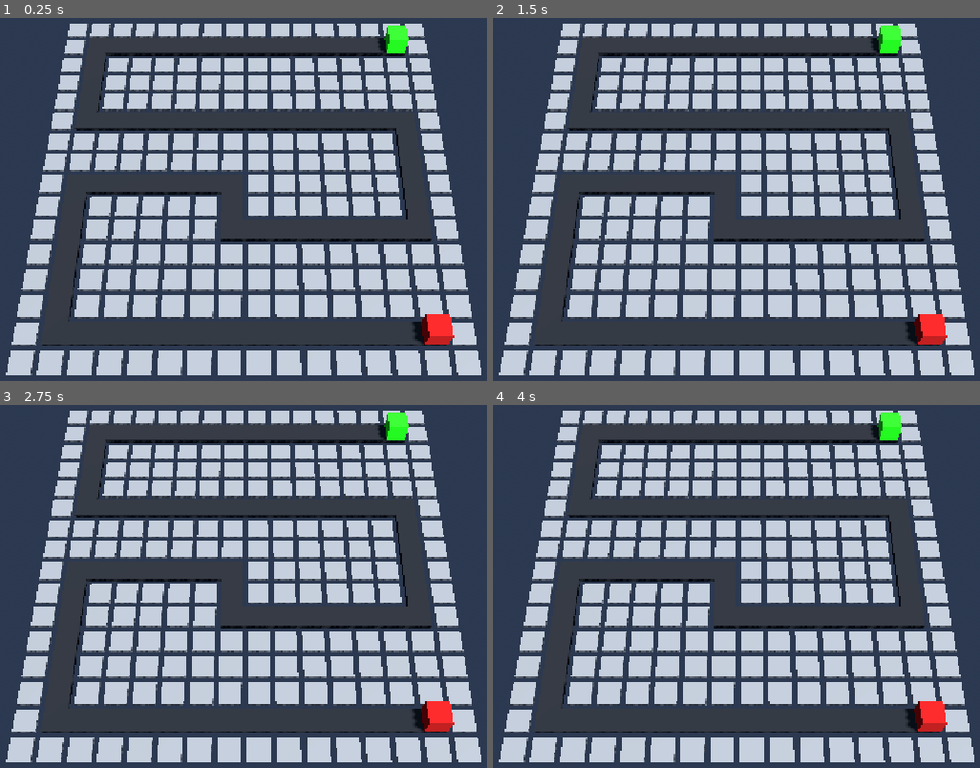
Above: before the commit, frames 1-4 (two rows, left to right).
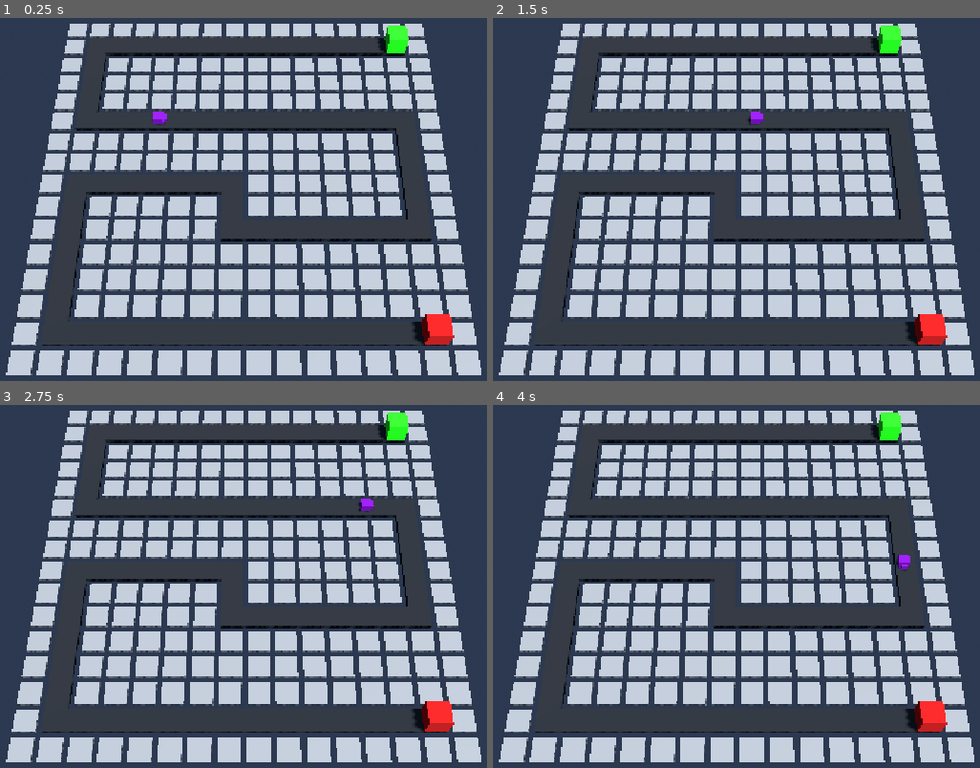
Above: after the commit, the same moments.

Repository: Shuntoon/Tower_Defense_Project_Files
Game: Godot game, scene res://Scenes/test_level.tscn
The game is run twice, just before and just after one commit, with the same random seed, the same clock (stepped at 60 frames per second) and the same inputs.
Inputs:
- Up to frame 1 (0.25 s): no input
- Up to frame 2 (1.5 s): no input
- Up to frame 3 (2.75 s): no input
- Up to frame 4 (4 s): no input

The runs differ from the first frame. In frame 1, less than 0.1% of the frame differs, in the area x 31-35%, y 25-30%; in frame 2, less than 0.1%; in frame 3, less than 0.1%; in frame 4, 0.1%, in the area x 82-86%, y 41-46%.

Commit message:
Created Enemy Path and Path Follow

Diff:
--- /dev/null
+++ b/Object/EnemyPathFollow/enemy_path_follow.gd
@@ -0,0 +1,12 @@
+extends PathFollow3D
+class_name EnemyPathFollow
+
+@export var speed : float = 5.0
+
+# Called every frame. 'delta' is the elapsed time since the previous frame.
+func _physics_process(delta: float) -> void:
+	if progress_ratio != 1.0:
+		progress_ratio += (speed * .01) * delta
+	else:
+		print("enemy attacked the base!")
+		queue_free()
--- /dev/null
+++ b/Object/EnemyPathFollow/enemy_path_follow.tscn
@@ -0,0 +1,23 @@
+[gd_scene format=3 uid="uid://q6qa276yvsvv"]
+
+[ext_resource type="Script" uid="uid://gnx5p4byh7ww" path="res://Object/EnemyPathFollow/enemy_path_follow.gd" id="1_sg46t"]
+
+[sub_resource type="StandardMaterial3D" id="StandardMaterial3D_ue6jo"]
+albedo_color = Color(0.46613848, 0, 0.66441286, 1)
+
+[node name="EnemyPathFollow" type="PathFollow3D" unique_id=781588259]
+transform = Transform3D(-4.371139e-08, 0, -1, 0, 1, 0, 1, 0, -4.371139e-08, 0, 0, 0)
+progress = 41.94002
+loop = false
+script = ExtResource("1_sg46t")
+
+[node name="Enemy" type="Node3D" parent="." unique_id=601308873]
+
+[node name="Mesh" type="CSGBox3D" parent="Enemy" unique_id=1218813982]
+size = Vector3(0.5, 0.5, 0.5)
+material = SubResource("StandardMaterial3D_ue6jo")
+
+[node name="Mesh2" type="CSGBox3D" parent="Enemy" unique_id=1503439566]
+transform = Transform3D(1, 0, 0, 0, 1, 0, 0, 0, 1, -1.0167955e-08, 0, -0.23261571)
+size = Vector3(0.3, 0.3, 0.3)
+material = SubResource("StandardMaterial3D_ue6jo")
--- a/Scenes/test_level.tscn
+++ b/Scenes/test_level.tscn
@@ -1,6 +1,7 @@
 [gd_scene format=3 uid="uid://dgj74cjiprqdp"]
 
 [ext_resource type="PackedScene" uid="uid://bn0bear4r3cq5" path="res://Object/Tile/tile.tscn" id="1_iti4p"]
+[ext_resource type="PackedScene" uid="uid://q6qa276yvsvv" path="res://Object/EnemyPathFollow/enemy_path_follow.tscn" id="2_dtjkg"]
 
 [sub_resource type="ProceduralSkyMaterial" id="ProceduralSkyMaterial_dtjkg"]
 sky_horizon_color = Color(0.66224277, 0.6717428, 0.6867428, 1)
@@ -24,6 +25,13 @@
 [sub_resource type="StandardMaterial3D" id="StandardMaterial3D_iti4p"]
 albedo_color = Color(0.77621365, 0.08018322, 0.061400916, 1)
 
+[sub_resource type="Curve3D" id="Curve3D_dtjkg"]
+_data = {
+"points": PackedVector3Array(0, 0, 0, 0, 0, 0, 0, 0, 0, 0, 0, 0, 0, 0, 0, 0, 0, 15.27, 0, 0, 0, 0, 0, 0, 5.015, 0, 15.27, 0, 0, 0, 0, 0, 0, 5.015, 0, -0.85, 0, 0, 0, 0, 0, 0, 11.25, 0, -0.85, 0, 0, 0, 0, 0, 0, 11.25, 0, 7.655, 0, 0, 0, 0, 0, 0, 8.63, 0, 7.655, 0, 0, 0, 0, 0, 0, 8.63, 0, 15.14, 0, 0, 0, 0, 0, 0, 16.21, 0, 15.14, 0, 0, 0, 0, 0, 0, 16.21, 0, 0.09),
+"tilts": PackedFloat32Array(0, 0, 0, 0, 0, 0, 0, 0, 0, 0)
+}
+point_count = 10
+
 [node name="TestLevel" type="Node3D" unique_id=1531510339]
 
 [node name="Environment" type="Node3D" parent="." unique_id=1533257042]
@@ -654,3 +662,19 @@
 [node name="Camera3D" type="Camera3D" parent="." unique_id=1413172629]
 transform = Transform3D(-2.1855692e-08, -0.86602545, 0.49999997, -3.7855173e-08, 0.49999997, 0.86602545, -1, 1.7763568e-15, -4.371139e-08, 26.986423, 28.325184, -9.705246)
 fov = 35.0
+
+[node name="EnemyPath" type="Path3D" parent="." unique_id=1022966580]
+transform = Transform3D(1, 0, 0, 0, 1, 0, 0, 0, 1, 1.25, 0.30995607, -16.5)
+curve = SubResource("Curve3D_dtjkg")
+
+[node name="EnemyPathFollow" parent="EnemyPath" unique_id=781588259 instance=ExtResource("2_dtjkg")]
+transform = Transform3D(1, 0, 0, 0, 1, 0, 0, 0, 1, 5.0149994, 0, 12.57213)
+progress = 22.983131
+
+[node name="EnemyPathFollow2" parent="EnemyPath" unique_id=25212185 instance=ExtResource("2_dtjkg")]
+transform = Transform3D(1, 0, 0, 0, 1, 0, 0, 0, 1, 5.0149994, 0, 11.510918)
+progress = 22.983131
+
+[node name="EnemyPathFollow3" parent="EnemyPath" unique_id=1308860436 instance=ExtResource("2_dtjkg")]
+transform = Transform3D(1, 0, 0, 0, 1, 0, 0, 0, 1, 5.0149994, 0, 13.846239)
+progress = 22.983131
Not shown, added: Object/EnemyPathFollow/enemy_path_follow.gd.uid
